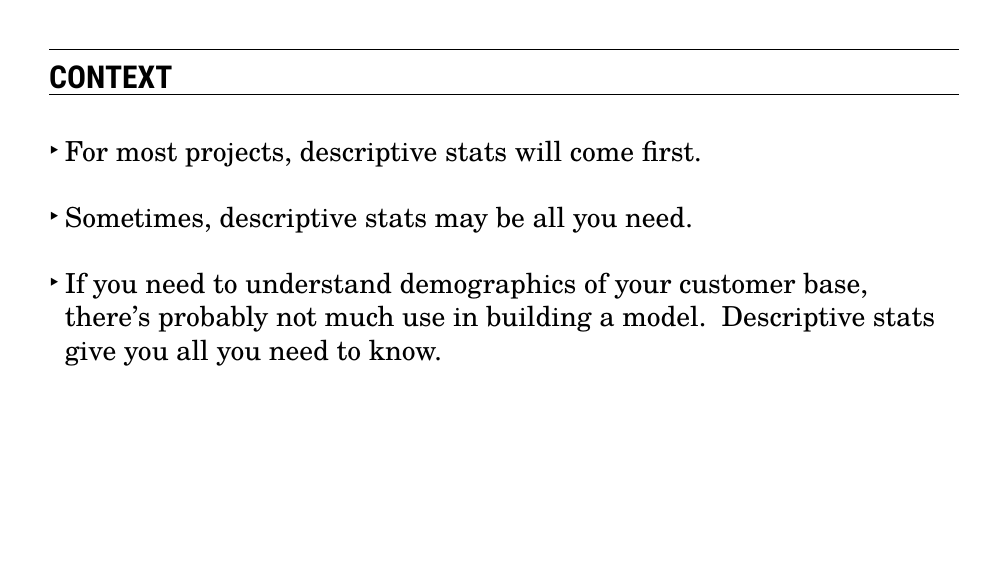
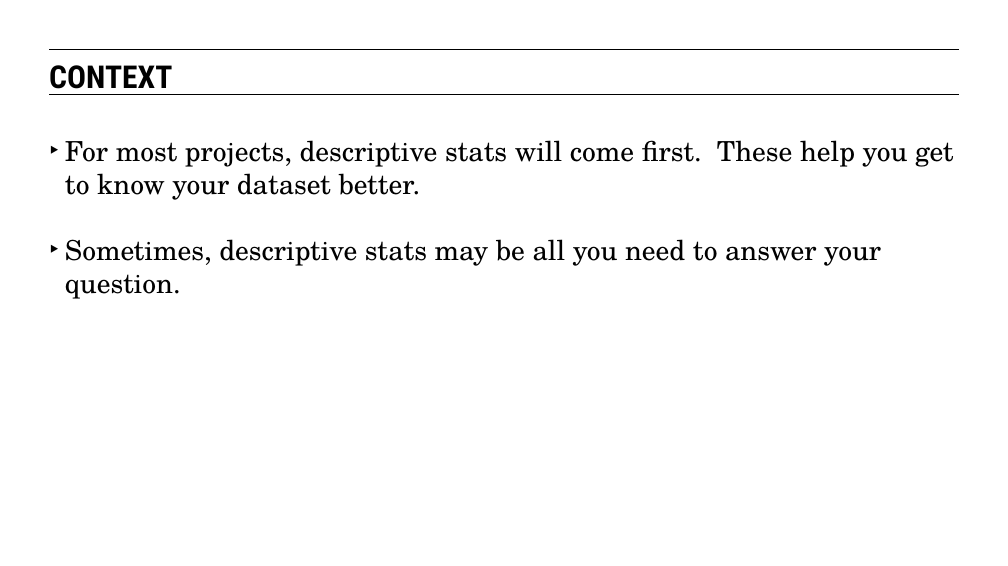
Before and after one commit to eflautt/ga-data-science, a slide deck: slide 42 of lessons/lesson-03/03-statistics-fundamentals.pptx (slide 36 before the commit). Drawn at 1008x566 pixels with LibreOffice and Linux fonts; fonts in the diff are those of the drawing. Boxes give left, top, right and bottom in pixels: in the first picture for what was removed or moved away, otherwise in the second. Text is boxed around its words. In the diff, an @@ line names an element or a change of style, - is before the commit and + after.

```diff
--- a/lessons/lesson-03/03-statistics-fundamentals.pptx
+++ b/lessons/lesson-03/03-statistics-fundamentals.pptx
@@ text at bbox=[65, 140, 954, 299]: text changed @@
-‣ For most projects, descriptive stats will come first.
-‣ Sometimes, descriptive stats may be all you need.
-‣ If you need to understand demographics of your customer base, there’s probably not much use in building a model. Descriptive stats give you all you need to know.
+‣ For most projects, descriptive stats will come first. These help you get to know your dataset better.
+‣ Sometimes, descriptive stats may be all you need to answer your question.
```
Also in this commit, not shown: 18 other slides changed, 10 slides added.
